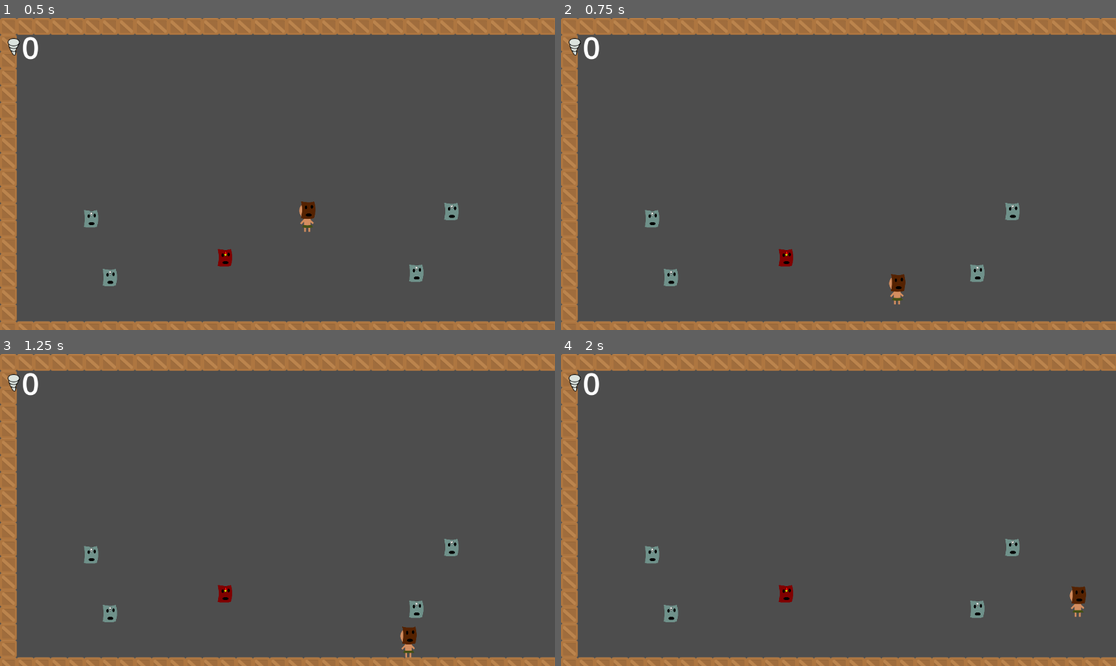
Above: before the commit, frames 1-4 (two rows, left to right).
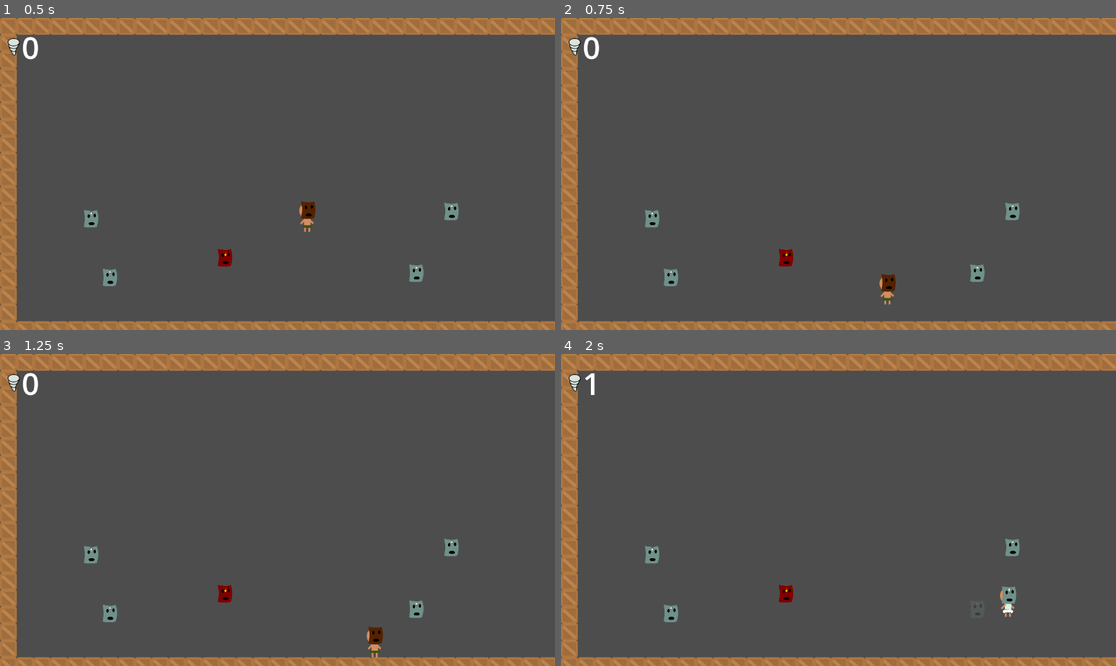
Above: after the commit, the same moments.

Repository: Nabiz/FourElements
Game: Godot game, scene res://Levels/TestLevel.tscn
Same seed, same stepped clock (60 frames per second), same inputs: the game is played once before the commit and once after it. The engine's default icon, where the game draws it, is replaced by a stand-in: a white triangle on a blue panel in a dark square.
Inputs:
- Up to frame 1 (0.5 s): no input
- Up to frame 2 (0.75 s): tap Enter (ui_accept) at 0.5 s; hold Right (ui_right) from 0.53 s (still down); tap X (ui_fire, bound only after the commit) at 0.6 s
- Up to frame 3 (1.25 s): keep holding Right (ui_right); tap Enter (ui_accept) at 0.77 s
- Up to frame 4 (2 s): keep holding Right (ui_right); tap X (ui_fire, bound only after the commit) at 1.35 s; tap Enter (ui_accept) at 1.52 s

Frame 1 is identical in both runs. In frame 2, 0.3% of the frame differs, in the area x 57-63%, y 81-92%; in frame 3, 0.4%; in frame 4, 0.7%, in the area x 4-95%, y 6-85%.

Commit message:
add fire bullet

Diff:
--- /dev/null
+++ b/Scenes/FireBullet.tscn
@@ -0,0 +1,24 @@
+[gd_scene load_steps=4 format=3 uid="uid://xa78ghncf2hi"]
+
+[ext_resource type="Script" uid="uid://iwqov1l3nq2e" path="res://Scripts/FireBullet.gd" id="1_7musd"]
+[ext_resource type="Texture2D" uid="uid://47gyut2y5yen" path="res://icon.svg" id="1_hvu62"]
+
+[sub_resource type="RectangleShape2D" id="RectangleShape2D_w4106"]
+
+[node name="FireBullet" type="Area2D"]
+script = ExtResource("1_7musd")
+
+[node name="CollisionShape2D" type="CollisionShape2D" parent="."]
+shape = SubResource("RectangleShape2D_w4106")
+
+[node name="Sprite2D" type="Sprite2D" parent="."]
+modulate = Color(1, 0, 0, 1)
+scale = Vector2(0.125, 0.125)
+texture = ExtResource("1_hvu62")
+
+[node name="Timer" type="Timer" parent="."]
+wait_time = 10.0
+one_shot = true
+autostart = true
+
+[connection signal="timeout" from="Timer" to="." method="_on_timer_timeout"]
--- a/Scenes/Player.gd
+++ b/Scenes/Player.gd
@@ -2,8 +2,12 @@
 extends CharacterBody2D
 
 
-const SPEED = 300.0
+const SPEED = 200.0
 const JUMP_VELOCITY = -400.0
+
+var face_direction = Vector2.RIGHT
+
+@export var sprites: Node
 
 @export_category("ElementSprites")
 @export var blank_sprite: Sprite2D
@@ -12,10 +16,15 @@
 @export var earth_sprite: Sprite2D
 @export var air_sprite: Sprite2D
 
+var fire_bullet_scene: PackedScene = preload("res://Scenes/FireBullet.tscn")
+
 static var instance
-
 func _enter_tree() -> void:
 	instance = self
+
+func _process(delta: float) -> void:
+	if Input.is_action_just_pressed("ui_fire"):
+		spawn_fire_bullet()
 
 func _physics_process(delta: float) -> void:
 	if Input.is_action_just_pressed("ui_select"):
@@ -30,6 +39,7 @@
 	var direction := Input.get_axis("ui_left", "ui_right")
 	if direction:
 		velocity.x = direction * SPEED
+		_set_face_direction(direction)
 	else:
 		velocity.x = move_toward(velocity.x, 0, SPEED)
 	move_and_slide()
@@ -62,3 +72,19 @@
 		if !is_on_floor():
 			MaskManager.use_ammo()
 			velocity.y = 1.2 * JUMP_VELOCITY
+
+func spawn_fire_bullet():
+	if MaskManager.current_element == MaskManager.Element.FIRE:
+		MaskManager.use_ammo()
+		var bullet: FireBullet = fire_bullet_scene.instantiate()
+		bullet.direction = face_direction
+		bullet.position = position
+		get_parent().add_child(bullet)
+
+func _set_face_direction(direction):
+		if direction < -0.05:
+			sprites.scale.x = -1
+			face_direction = Vector2.LEFT
+		elif direction > 0.05:
+			sprites.scale.x = 1
+			face_direction = Vector2.RIGHT
--- a/Scenes/Player.tscn
+++ b/Scenes/Player.tscn
@@ -11,8 +11,9 @@
 radius = 16.0
 height = 64.0
 
-[node name="Player" type="CharacterBody2D" node_paths=PackedStringArray("blank_sprite", "fire_sprite", "water_sprite", "earth_sprite", "air_sprite")]
+[node name="Player" type="CharacterBody2D" node_paths=PackedStringArray("sprites", "blank_sprite", "fire_sprite", "water_sprite", "earth_sprite", "air_sprite")]
 script = ExtResource("1_kyqiw")
+sprites = NodePath("Sprites")
 blank_sprite = NodePath("Sprites/BlankSprite")
 fire_sprite = NodePath("Sprites/FireSprite")
 water_sprite = NodePath("Sprites/WaterSprite")
--- /dev/null
+++ b/Scripts/FireBullet.gd
@@ -0,0 +1,11 @@
+class_name FireBullet
+extends Area2D
+
+var speed = 10
+var direction = Vector2.RIGHT
+
+func _physics_process(delta: float) -> void:
+	position += speed * direction
+
+func _on_timer_timeout() -> void:
+	queue_free()
--- a/Scripts/MaskPickup.gd
+++ b/Scripts/MaskPickup.gd
@@ -22,7 +22,7 @@
 		MaskManager.Element.AIR:
 			air_sprite.show()
 
-func _process(delta: float) -> void:
+func _process(_delta: float) -> void:
 	if MaskManager.current_element == MaskManager.Element.BLANK:
 		enable_mask()
 
--- a/project.godot
+++ b/project.godot
@@ -26,3 +26,11 @@
 "res://Scenes/": "green",
 "res://Scripts/": "blue"
 }
+
+[input]
+
+ui_fire={
+"deadzone": 0.2,
+"events": [Object(InputEventKey,"resource_local_to_scene":false,"resource_name":"","device":-1,"window_id":0,"alt_pressed":false,"shift_pressed":false,"ctrl_pressed":false,"meta_pressed":false,"pressed":false,"keycode":0,"physical_keycode":88,"key_label":0,"unicode":120,"location":0,"echo":false,"script":null)
+]
+}
Not shown, added: Scripts/FireBullet.gd.uid
